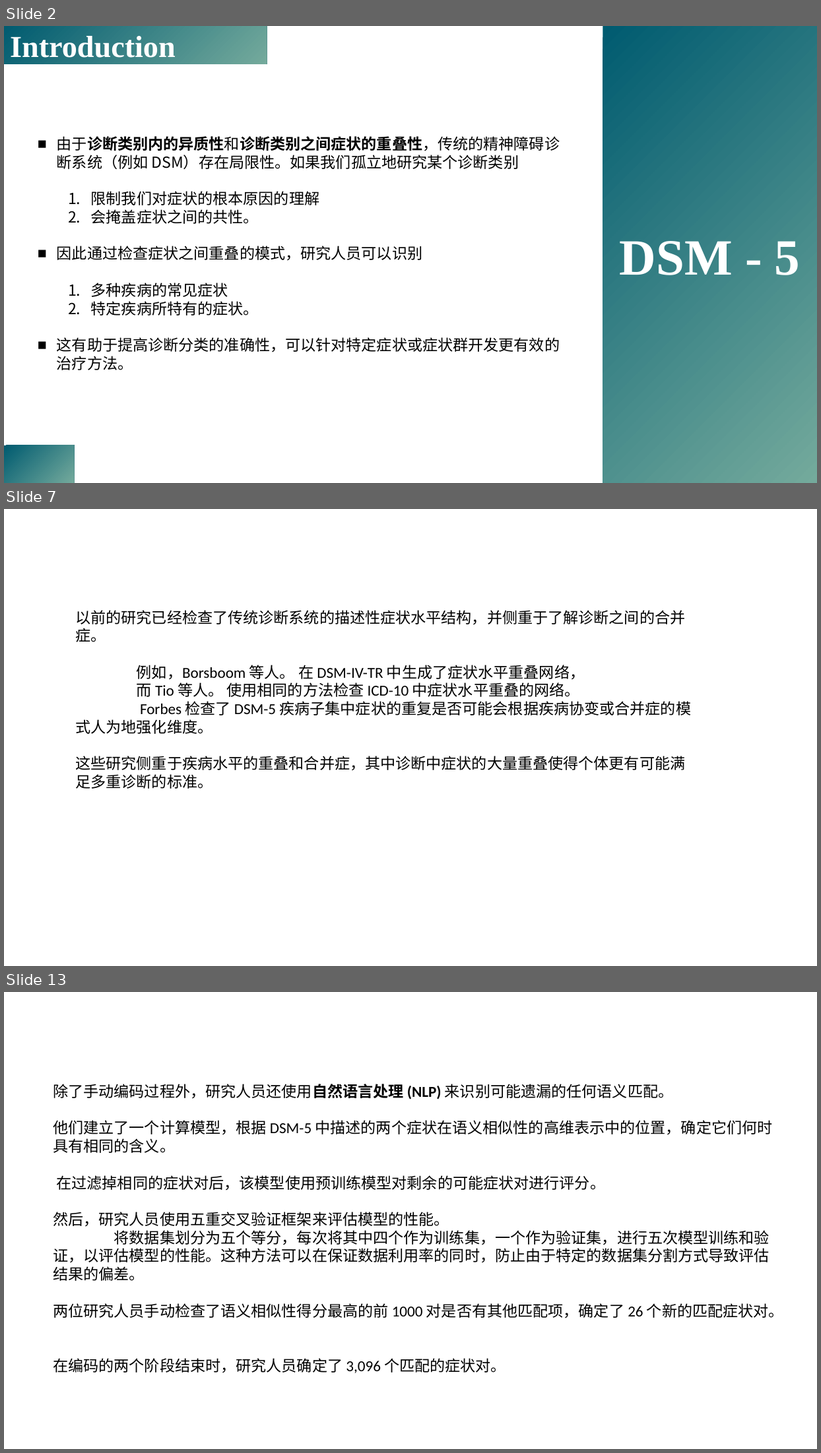
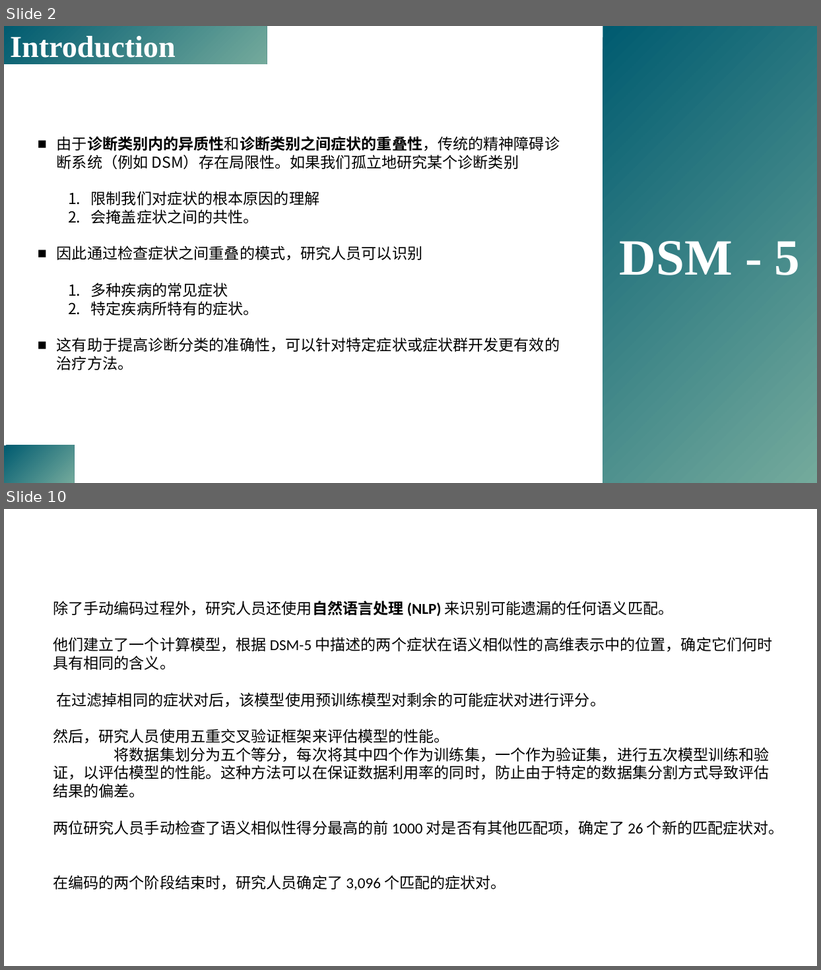
Before and after one commit to yuki-961004/Presentation, a slide deck: 230518_DSM5/Forbes_2023_psyarxiv.pptx. Shown one above the other, each under a label of ours: slides 2, 7 and 13 before the commit, slides 2 and 10 after it; the slides between them are not shown. The pictures are 821x1453 and 821x970 pixels, drawn with LibreOffice and Linux fonts; fonts in the diff are those of the drawing; background and template pictures are left out. Boxes give left, top, right and bottom in pixels: in the first picture for what was removed or moved away, otherwise in the second. Text is boxed around its words. In the diff, an @@ line names an element or a change of style, - is before the commit and + after.

```diff
--- a/230518_DSM5/Forbes_2023_psyarxiv.pptx
+++ b/230518_DSM5/Forbes_2023_psyarxiv.pptx
@@ slide 7 removed at bbox=[4, 509, 817, 966], background picture (left out) @@
@@ text removed at bbox=[75, 610, 691, 789] @@
-以前的研究已经检查了传统诊断系统的描述性症状水平结构，并侧重于了解诊断之间的合并症。
-例如，Borsboom 等人。 在 DSM-IV-TR 中生成了症状水平重叠网络，
-而 Tio 等人。 使用相同的方法检查 ICD-10 中症状水平重叠的网络。
-Forbes 检查了 DSM-5 疾病子集中症状的重复是否可能会根据疾病协变或合并症的模式人为地强化维度。
-这些研究侧重于疾病水平的重叠和合并症，其中诊断中症状的大量重叠使得个体更有可能满足多重诊断的标准。
@@ what was slide 13 is now slide 10 @@
```
Also in this commit, not shown: 4 slides changed, 3 slides added, 5 other slides removed, 1 other file.
